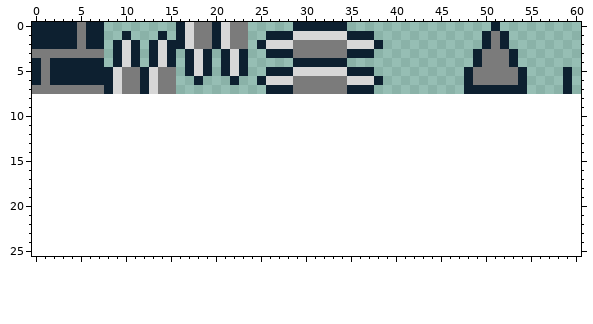
Two versions of one pixel-art sprite, assets/images/tilesets/tiles.png. The picture above is the old version.
The file is 64x8 pixels. Shown: x 0..60, y 0..25. The old version is drawn lined up with the new one, on the new canvas.
After:
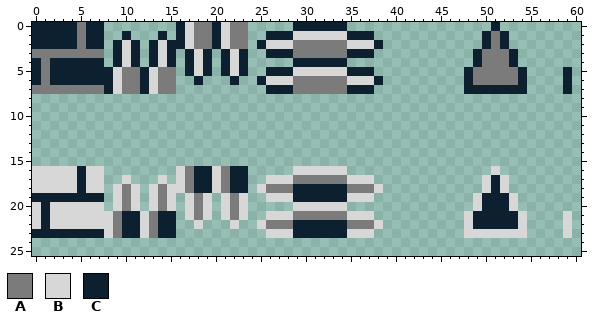
Palette (. is transparent): A #7b7b7b  B #d7d7d7  C #0d2030
Edits made:
canvas 64x8 -> 64x64
y 16: x 0..7 ........ -> BBBBBCBB; x 16..23 ........ -> BACCBACC; x 29..34 ...... -> BBBBBB; x 51 . -> B
y 17: x 0..7 ........ -> BBBBBCBB; x 10 . -> B; x 14 . -> B; x 16..23 ........ -> BACCBACC; x 26..37 ............ -> BBBAAAAAABBB; x 50..52 ... -> BCB
y 18: x 0..7 ........ -> BBBBBCBB; x 9..11 ... -> BAB; x 13..23 ........... -> BABBACCBACC; x 25..38 .............. -> BAAACCCCCCAAAB; x 50..52 ... -> BCB
y 19: x 0..7 ........ -> CCCCCCCC; x 9..11 ... -> BAB; x 13..15 ... -> BAB; x 17..19 ... -> BAB; x 21..23 ... -> BAB; x 26..37 ............ -> BBBCCCCCCBBB; x 49..53 ..... -> BCCCB
y 20: x 0..7 ........ -> BCBBBBBB; x 9..11 ... -> BAB; x 13..15 ... -> BAB; x 17..19 ... -> BAB; x 21..23 ... -> BAB; x 29..34 ...... -> BBBBBB; x 49..53 ..... -> BCCCB
y 21: x 0..15 ................ -> BCBBBBBBBACCBACC; x 17..19 ... -> BAB; x 21..23 ... -> BAB; x 26..37 ............ -> BBBAAAAAABBB; x 48..54 ....... -> BCCCCCB; x 59 . -> B
y 22: x 0..15 ................ -> BCBBBBBBBACCBACC; x 18 . -> B; x 22 . -> B; x 25..38 .............. -> BAAACCCCCCAAAB; x 48..54 ....... -> BCCCCCB; x 59 . -> B
y 23: x 0..15 ................ -> CCCCCCCCBACCBACC; x 26..37 ............ -> BBBCCCCCCBBB; x 48..54 ....... -> BBBBBBB; x 59 . -> B
Boxes around the changes in both pictures, in picture pixels (x1, y1, x2, y2):
added: (32, 166, 383, 238)
added: (464, 166, 572, 238)
